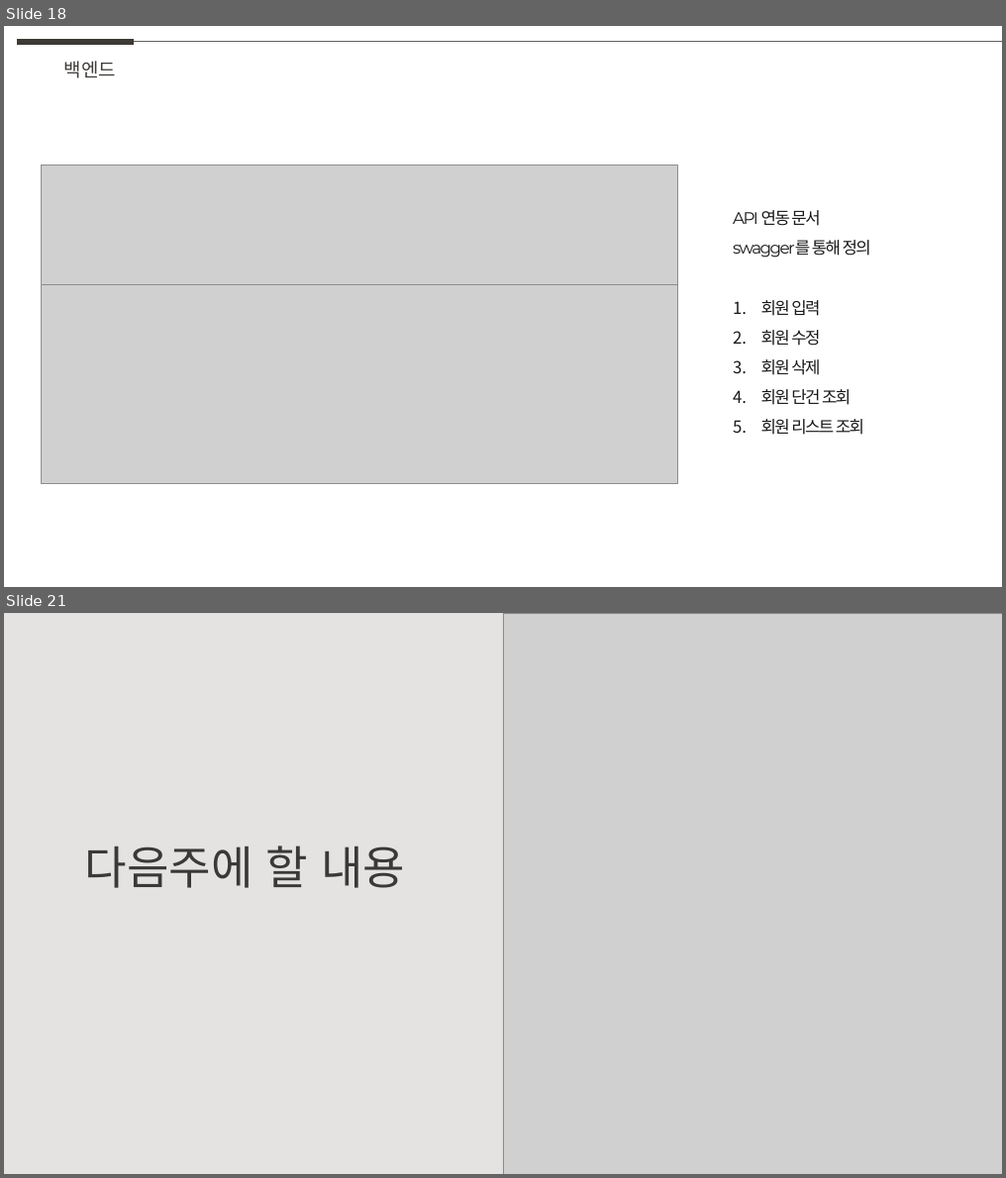
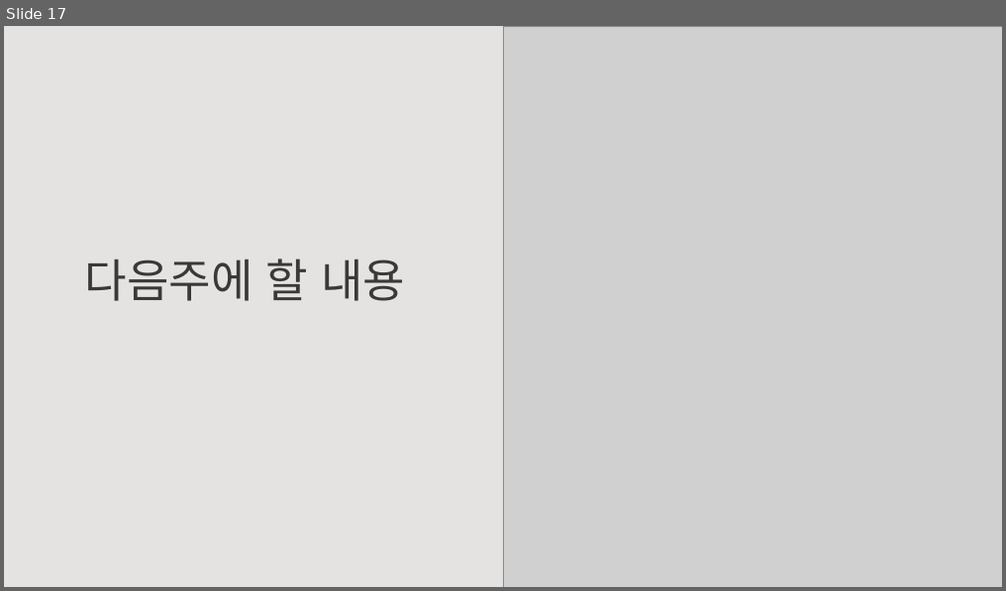
Before and after one commit to weaknessHero/Project_AvatarS, a slide deck: 발표자료/업데이트/LJJppt.pptx. Shown one above the other, each under a label of ours: slides 18 and 21 before the commit, slide 17 after it; the slides between them are not shown. The pictures are 1006x1178 and 1006x591 pixels, drawn with LibreOffice and Linux fonts; fonts in the diff are those of the drawing; grey boxes stand for pictures. Boxes give left, top, right and bottom in pixels: in the first picture for what was removed or moved away, otherwise in the second. Text is boxed around its words. In the diff, an @@ line names an element or a change of style, - is before the commit and + after.

```diff
--- a/발표자료/업데이트/LJJppt.pptx
+++ b/발표자료/업데이트/LJJppt.pptx
@@ slide 18 removed at <box>4,26,1002,587</box>, background #FFFFFF @@
@@ line removed from (17, 42) to (135, 42) @@
@@ line removed from (135, 42) to (1002, 42) @@
@@ text removed at <box>64,61,116,78</box> @@
-백엔드
@@ picture removed at <box>42,165,678,317</box> @@
@@ text removed at <box>733,210,871,435</box> @@
-API 연동 문서
-swagger를 통해 정의
-1. 회원 입력
-2. 회원 수정
-3. 회원 삭제
-4. 회원 단건 조회
-5. 회원 리스트 조회
@@ picture removed at <box>42,284,678,483</box> @@
@@ what was slide 21 is now slide 17 @@
```
Also in this commit, not shown: 3 other slides removed.
